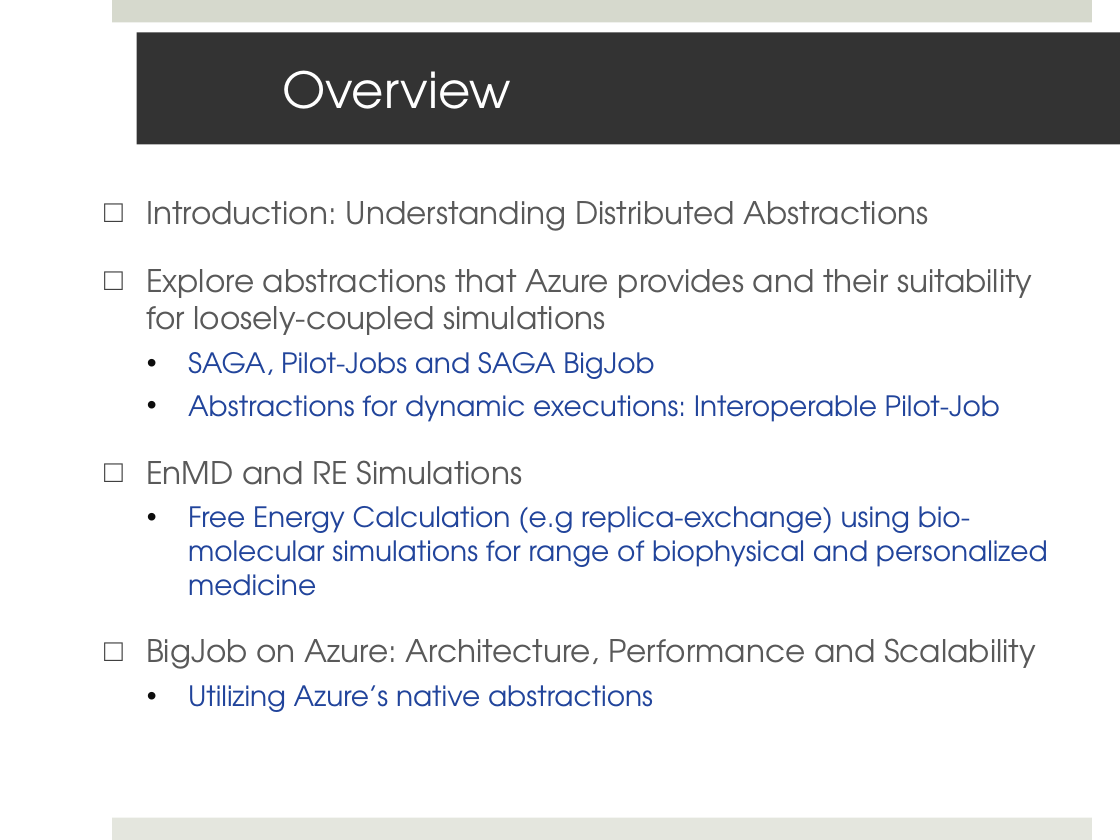
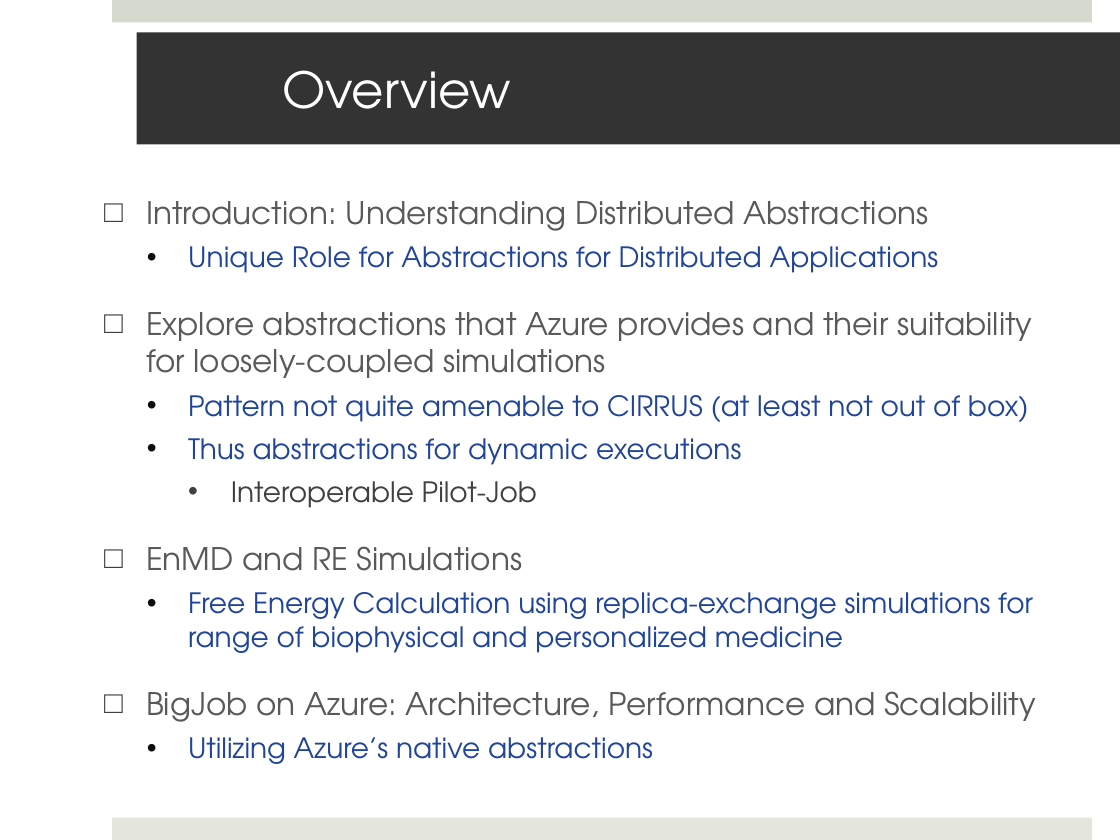
Before and after one commit to saga-project/saga-cpp-legacy-projects, a slide deck: slide 2 of papers/cloudcom10/presentation/saga-azure-cloudcom10.pptx. Drawn at 1120x840 pixels with LibreOffice and Linux fonts; fonts in the diff are those of the drawing. Boxes give left, top, right and bottom in pixels: in the first picture for what was removed or moved away, otherwise in the second. Text is boxed around its words. In the diff, an @@ line names an element or a change of style, - is before the commit and + after.

```diff
--- a/papers/cloudcom10/presentation/saga-azure-cloudcom10.pptx
+++ b/papers/cloudcom10/presentation/saga-azure-cloudcom10.pptx
@@ text at <box>188,246,939,273</box>: paragraph added @@
+  • Unique Role for Abstractions for Distributed Applications
@@ text at <box>188,395,1029,508</box>: text changed @@
-  • SAGA, Pilot-Jobs and SAGA BigJob
-  • Abstractions for dynamic executions: Interoperable Pilot-Job
+  • Pattern not quite amenable to CIRRUS (at least not out of box)
+  • Thus abstractions for dynamic executions
+    • Interoperable Pilot-Job
@@ text at <box>188,592,1033,653</box>: text changed @@
-  • Free Energy Calculation (e.g replica-exchange) using bio-molecular simulations for range of biophysical and personalized medicine
+  • Free Energy Calculation using replica-exchange simulations for range of biophysical and personalized medicine
```
Also in this commit, not shown: 3 other slides changed, 1 slide added.
